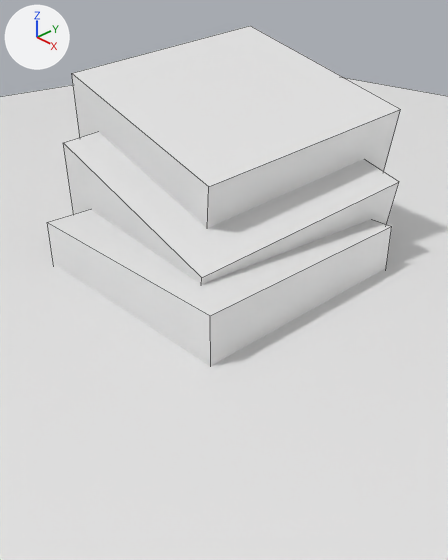
Before and after pictures for a commit that changed the Blender file asset_src/stage.blend.
The view is the same before and after, from a camera (50 mm lens) standing at (3.45, -3.19, 2.44) and looking at (-0.3, 0.34, -0.39). Lighting does not change. The marker at upper left points along +X, +Y and +Z. Mesh edges are drawn as thin lines.
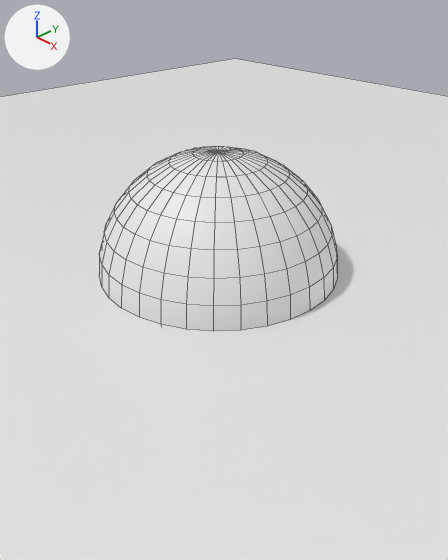
What changed in the scene script:
```text
Add me_sphere:
    me_sphere.from_pydata(...)  # a UV sphere (32 segments, 16 rings, poles along z) spanning x -1.0..1.0, y -1.0..1.0, z -1.0..1.0
    me_sphere.polygons.foreach_set('use_smooth', [True] * 512)
Remove ob_cube:
    ob_cube = bpy.data.objects.new('Cube', me_cube)
    ob_cube.location = (-0.407, 0.429, -0.155)
    ob_cube.rotation_euler = (0.128, 0.241, -0.0813)  # degrees (7.3, 14, -4.7)
Remove ob_cube_001:
    ob_cube_001 = bpy.data.objects.new('Cube.001', me_cube)
    ob_cube_001.location = (0.0, 0.0, -0.614)
Remove ob_cube_002:
    ob_cube_002 = bpy.data.objects.new('Cube.002', me_cube)
    ob_cube_002.location = (-0.67, 0.738, 0.34)
    ob_cube_002.rotation_euler = (0.128, 0.241, -0.0813)  # degrees (7.3, 14, -4.7)
Add ob_sphere:
    ob_sphere = bpy.data.objects.new('Sphere', me_sphere)
    ob_sphere.location = (0.0, 0.0, 0.0)
```

Boxes [x1, y1, x2, y2] around the edits, measured in the pictures (448 x 560 px):
'Cube.002', deleted
    before: [72, 26, 400, 228]
'Sphere', added
    after: [99, 146, 337, 331]
'Cube.001', deleted
    before: [47, 209, 392, 366]
'Cube', deleted
    before: [63, 132, 399, 284]
